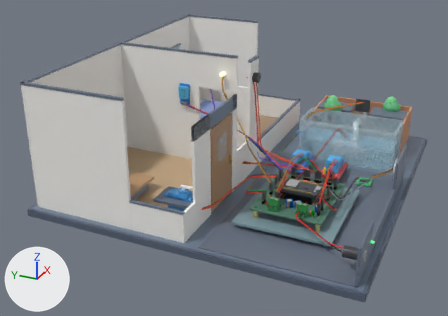
A saved change to the Blender file hardware/blender/smarthome_open_house.blend.
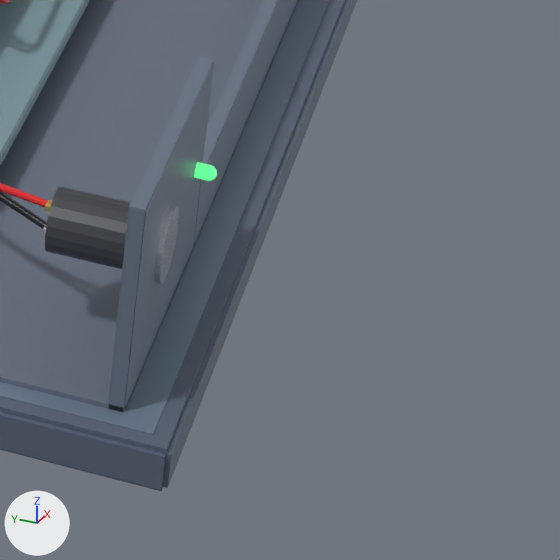
The first picture shows the older version from a camera (50 mm lens) standing at (-16.98, -7.68, 8.73) and looking at (-0.91, -0.45, 0.69). The close-ups show the older and then the newer version on the part from 74% to 98% of the width and 66% to 100% of the height of that picture. Only the edits that show in the close-ups are written down. Every picture has the same lights, and +X, +Y and +Z are marked at lower left.

The first close-up shows 'DC022_BarrelBody', 'DC022_FrontFlange', 'P15_PowerZone', 'P15_USBCutaway', 'P16_PCB_Plate', 'PlinthTrim', 'TabletopPlinth', 'TechBayDeck' and 5 more.
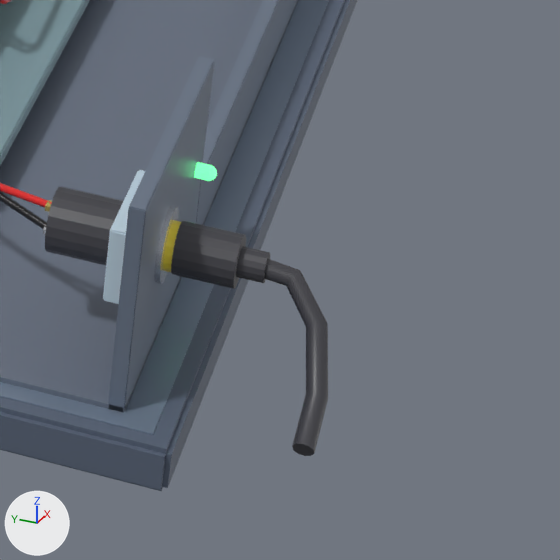
Edits to the bpy script that builds the scene:
```text
Add mat_dcplugyellowtip:
    mat_dcplugyellowtip = principled_material('DCPlugYellowTip')
    mat_dcplugyellowtip.base_color = (0.95, 0.78, 0.06)  # yellow #f9e545
    mat_dcplugyellowtip.roughness = 0.32
Add mat_pla_snapmount:
    mat_pla_snapmount = principled_material('PLA_SnapMount')
    mat_pla_snapmount.base_color = (0.56, 0.7, 0.8)  # pale blue #c5dae7
    mat_pla_snapmount.metallic = 0.04
    mat_pla_snapmount.roughness = 0.4
Add me_dc022_extplug_boot_mesh:
    me_dc022_extplug_boot_mesh.from_pydata(...)  # a 16-sided cylinder along z spanning x -0.07..0.07, y -0.07..0.07, z -0.0688..0.0688
    me_dc022_extplug_boot_mesh.materials.append(mat_plasticblack)  # dark grey #3f3f45
Add me_dc022_extplug_barrel_mesh:
    me_dc022_extplug_barrel_mesh.from_pydata(...)  # an 18-sided cylinder along z spanning x -0.121..0.121, y -0.122..0.122, z -0.138..0.138
    me_dc022_extplug_barrel_mesh.materials.append(mat_plasticblack)  # dark grey #3f3f45
Add me_dc022_extplug_tip_mesh:
    me_dc022_extplug_tip_mesh.from_pydata(...)  # an 18-sided cylinder along z spanning x -0.113..0.113, y -0.115..0.115, z -0.028..0.028
    me_dc022_extplug_tip_mesh.materials.append(mat_dcplugyellowtip)  # yellow #f9e545
Add me_sup16_dc022_collar_mesh:
    me_sup16_dc022_collar_mesh.from_pydata(...)  # 32 vertices, 30 faces; spans x -0.275..0.275, y -0.052..0.052, z -0.188..0.188
    me_sup16_dc022_collar_mesh.materials.append(mat_pla_snapmount)  # pale blue #c5dae7
Add me_dc022_extpowercord_curve:
    me_dc022_extpowercord_curve.from_pydata(...)  # 70 vertices, 56 faces; spans x -4.919..-4.278, y -6.447..-6.032, z 0.02..0.595
    me_dc022_extpowercord_curve.polygons.foreach_set('use_smooth', [True] * 56)
    me_dc022_extpowercord_curve.materials.append(mat_plasticblack)  # dark grey #3f3f45
Add ob_dc022_extplug_boot:
    ob_dc022_extplug_boot = bpy.data.objects.new('DC022_ExtPlug_Boot', me_dc022_extplug_boot_mesh)
    ob_dc022_extplug_boot.parent = ob_psu_5v_dc_jack
    ob_dc022_extplug_boot.location = (0.0, -0.625, 0.0)
    ob_dc022_extplug_boot.rotation_euler = (1.571, 0.0, 0.0)  # degrees (90, 0, 0)
Add ob_dc022_extplug_barrel:
    ob_dc022_extplug_barrel = bpy.data.objects.new('DC022_ExtPlug_Barrel', me_dc022_extplug_barrel_mesh)
    ob_dc022_extplug_barrel.parent = ob_psu_5v_dc_jack
    ob_dc022_extplug_barrel.location = (0.0, -0.438, 0.0)
    ob_dc022_extplug_barrel.rotation_euler = (1.571, 0.0, 0.0)  # degrees (90, 0, 0)
Add ob_dc022_extplug_tip:
    ob_dc022_extplug_tip = bpy.data.objects.new('DC022_ExtPlug_Tip', me_dc022_extplug_tip_mesh)
    ob_dc022_extplug_tip.parent = ob_psu_5v_dc_jack
    ob_dc022_extplug_tip.location = (0.0, -0.28, 0.0)
    ob_dc022_extplug_tip.rotation_euler = (1.571, 0.0, 0.0)  # degrees (90, 0, 0)
Add ob_sup16_dc022_collar:
    ob_sup16_dc022_collar = bpy.data.objects.new('SUP16_DC022_Collar', me_sup16_dc022_collar_mesh)
    ob_sup16_dc022_collar.parent = ob_psu_5v_dc_jack
    ob_sup16_dc022_collar.location = (0.0, -0.095, 0.0)
Add ob_dc022_extpowercord:
    ob_dc022_extpowercord = bpy.data.objects.new('DC022_ExtPowerCord', me_dc022_extpowercord_curve)
    ob_dc022_extpowercord.parent = ob_opencutawayhouse
    ob_dc022_extpowercord.location = (0.0, 0.0, 0.0)
```

What differs and where, as boxes (x1, y1, x2, y2) in the close-ups (560 x 560 px):
'DC022_ExtPowerCord', added
    after: (264, 259, 328, 456)
'DC022_ExtPlug_Barrel', added
    after: (171, 221, 246, 289)
'SUP16_DC022_Collar', added
    after: (103, 170, 145, 304)
'DC022_ExtPlug_Boot', added
    after: (236, 246, 270, 283)
'DC022_ExtPlug_Tip', added (yellow)
    after: (163, 220, 181, 272)
